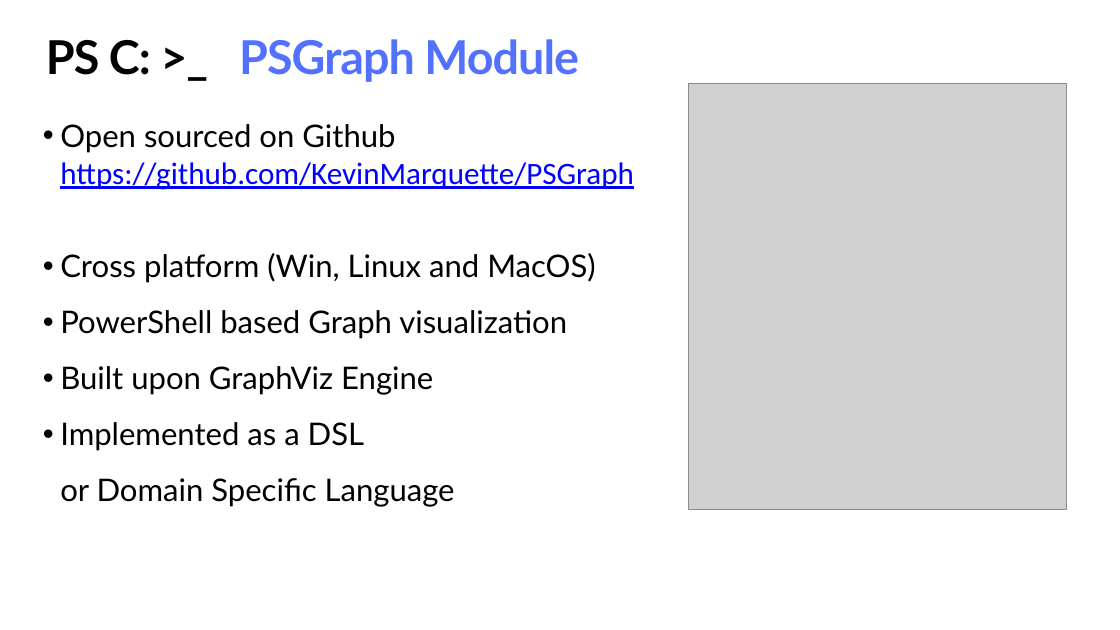
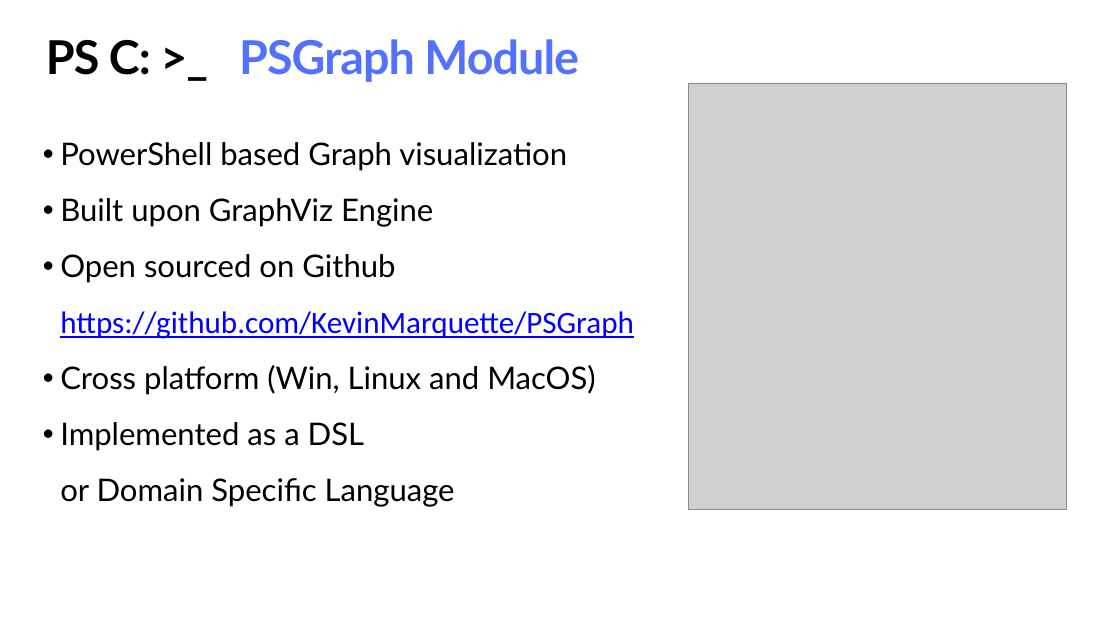
Before and after one commit to PrateekKumarSingh/Presentations, a slide deck: slide 6 of Visualize-Document-Infrastructure/ppt/VisualizeDocument.pptx. Drawn at 1120x630 pixels with LibreOffice and Linux fonts; fonts in the diff are those of the drawing; grey boxes stand for pictures. Boxes give left, top, right and bottom in pixels: in the first picture for what was removed or moved away, otherwise in the second. Text is boxed around its words. In the diff, an @@ line names an element or a change of style, - is before the commit and + after.

```diff
--- a/Visualize-Document-Infrastructure/ppt/VisualizeDocument.pptx
+++ b/Visualize-Document-Infrastructure/ppt/VisualizeDocument.pptx
@@ text at (60, 142, 567, 227): paragraphs added @@
+• PowerShell based Graph visualization
+• Built upon GraphViz Engine
@@ text at (60, 254, 634, 339): line spacing 1 to 1.5 @@
@@ text at (60, 310, 567, 395): paragraphs removed @@
-• PowerShell based Graph visualization
-• Built upon GraphViz Engine
```
Also in this commit, not shown: 6 other slides changed, 1 slide added, 1 slide removed, 41 other files.
